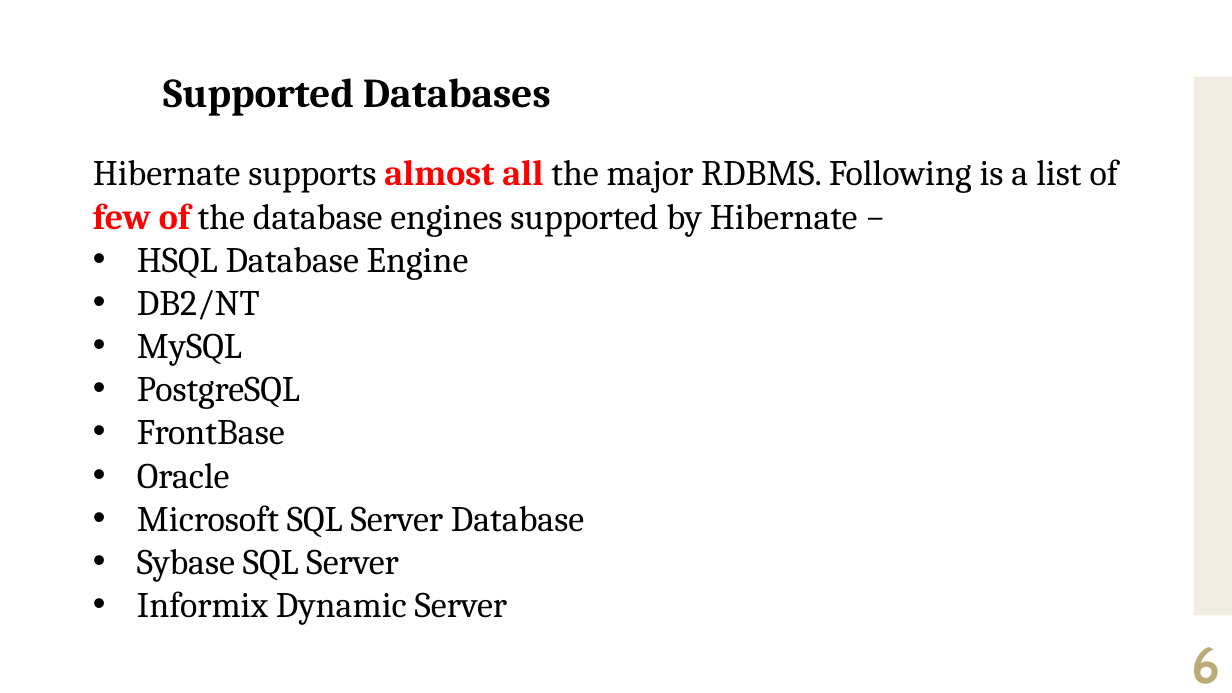
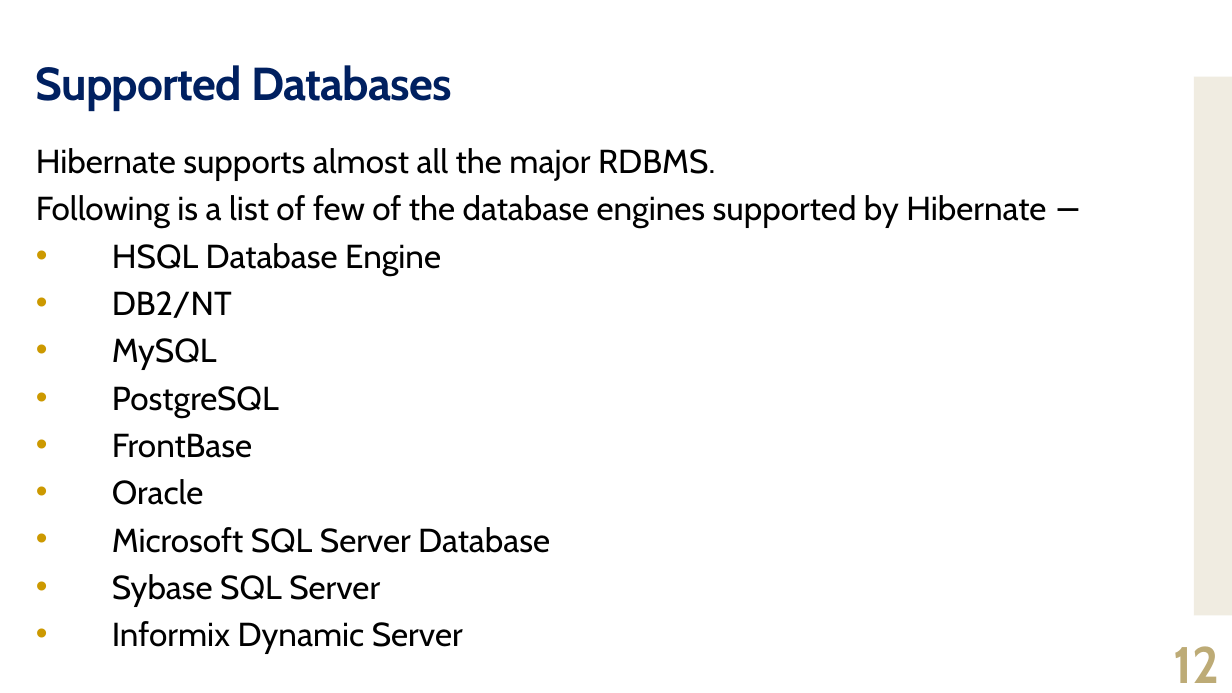
Before and after one commit to jrambasana/AJP2022-material, a slide deck: slide 12 of AJP Slides/AJP (01ce0502) - Unit 6 - Hibernate 01.pptx (slide 6 before the commit). Drawn at 1232x693 pixels with LibreOffice and Linux fonts; fonts in the diff are those of the drawing. Boxes give left, top, right and bottom in pixels: in the first picture for what was removed or moved away, otherwise in the second. Text is boxed around its words. In the diff, an @@ line names an element or a change of style, - is before the commit and + after.

```diff
--- a/AJP Slides/AJP (01ce0502) - Unit 6 - Hibernate 01.pptx
+++ b/AJP Slides/AJP (01ce0502) - Unit 6 - Hibernate 01.pptx
@@ title "Supported Databases": place and size @@
-title "Supported Databases" at [163, 78, 551, 116]
+title "Supported Databases" at [36, 65, 452, 111]
@@ title "Supported Databases" at [36, 65, 452, 111]: size 32 to 36 pt, font Cambria to Cabin, text colour #000000 to #002060, letter spacing 0 to -0.6 pt; line spacing 1 to 0.9; vertical alignment top to middle @@
@@ text "Hibernate supports almost all the ...": place and size @@
-text "Hibernate supports almost all the ..." at [93, 159, 1119, 625]
+text "Hibernate supports almost all the ..." at [36, 148, 1046, 654]
@@ text at [36, 148, 1046, 228]: text changed; size 28 to 25.9 pt; font Cambria to Cabin @@
-Hibernate supports almost all the major RDBMS. Following is a list of few of the database engines supported by Hibernate −
+Hibernate supports almost all the major RDBMS.
+Following is a list of few of the database engines supported by Hibernate −
@@ text at [112, 243, 550, 654]: size 28 to 25.9 pt, font Cambria to Cabin in "HSQL Database Engine", "DB2/NT", "MySQL", "PostgreSQL" and 5 more places; indent changed; line spacing 1 to 0.8; more space between paragraphs @@
@@ page number at [1174, 646, 1220, 683]: text changed @@
-6
+12
```
Also in this commit, not shown: 63 other slides changed, 5 slides added.
